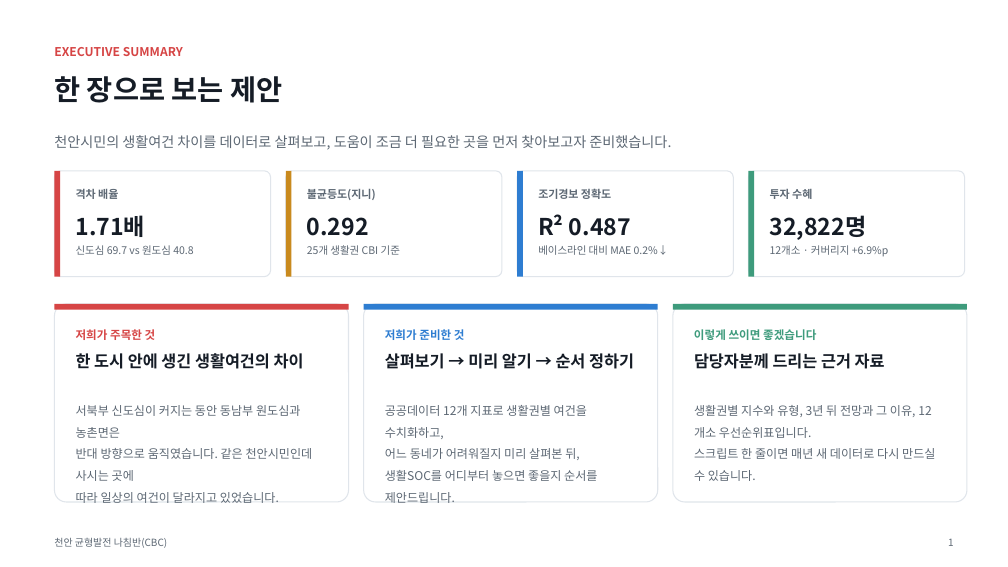
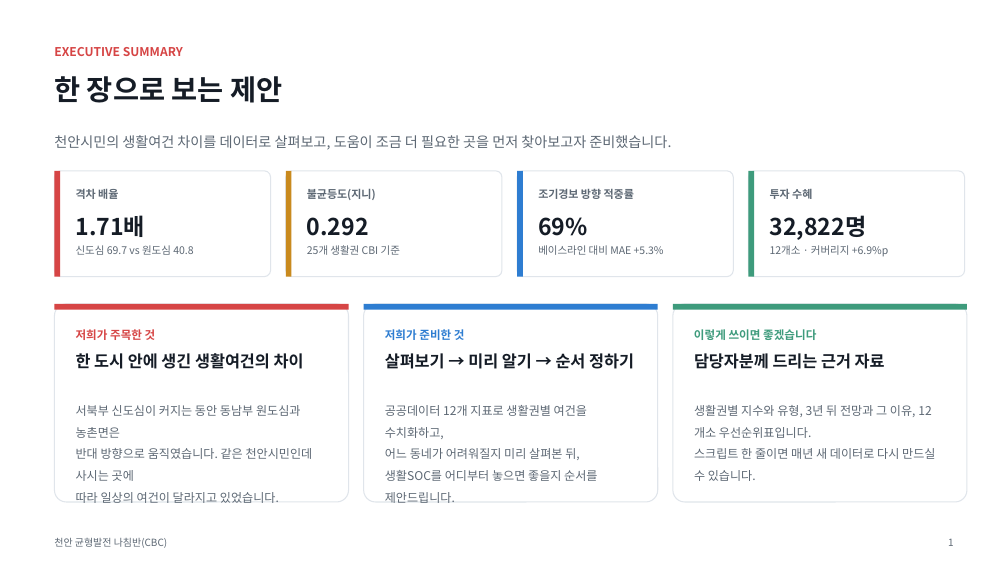
Before and after one commit to BioCode67/2026-AI-, a slide deck: slide 2 of deliverables/기획서_천안균형발전나침반_CBC.pptx. Drawn at 1008x567 pixels with LibreOffice and Linux fonts; fonts in the diff are those of the drawing. Boxes give left, top, right and bottom in pixels: in the first picture for what was removed or moved away, otherwise in the second. Text is boxed around its words. In the diff, an @@ line names an element or a change of style, - is before the commit and + after.

```diff
--- a/deliverables/기획서_천안균형발전나침반_CBC.pptx
+++ b/deliverables/기획서_천안균형발전나침반_CBC.pptx
@@ text at (x1=538, y1=189, x2=634, y2=199): text changed @@
-조기경보 정확도
+조기경보 방향 적중률
@@ text at (x1=538, y1=217, x2=587, y2=236): text changed @@
-R² 0.487
+69%
@@ text at (x1=538, y1=245, x2=664, y2=255): text changed @@
-베이스라인 대비 MAE 0.2%↓
+베이스라인 대비 MAE +5.3%
```
Also in this commit, not shown: 3 other slides changed, 6 other files.
